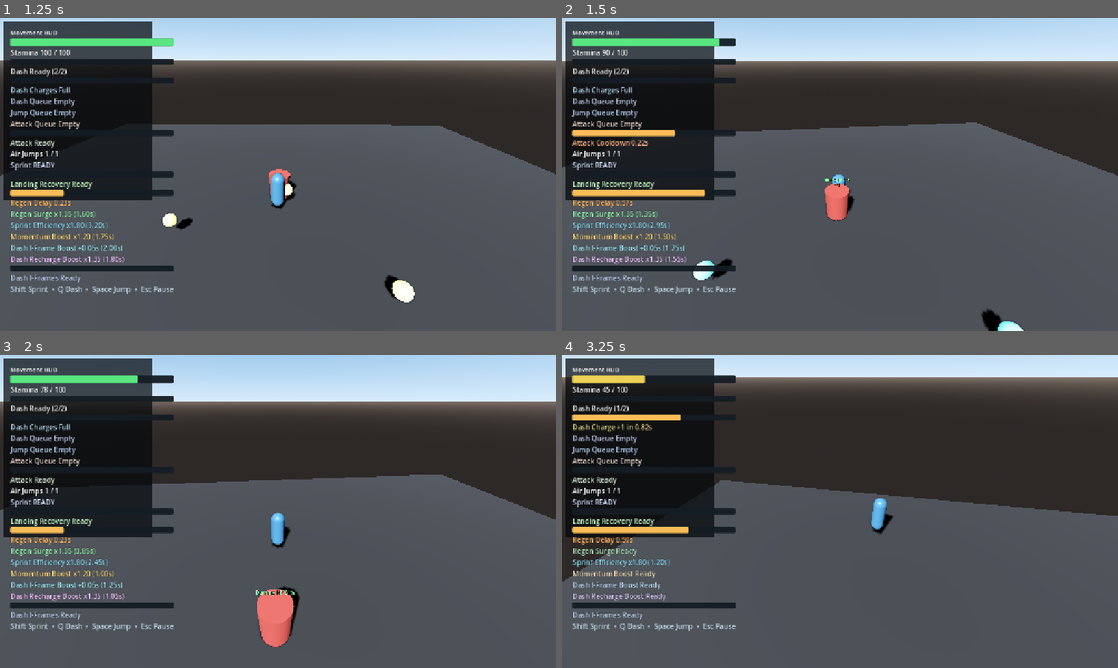
Above: before the commit, frames 1-4 (two rows, left to right).
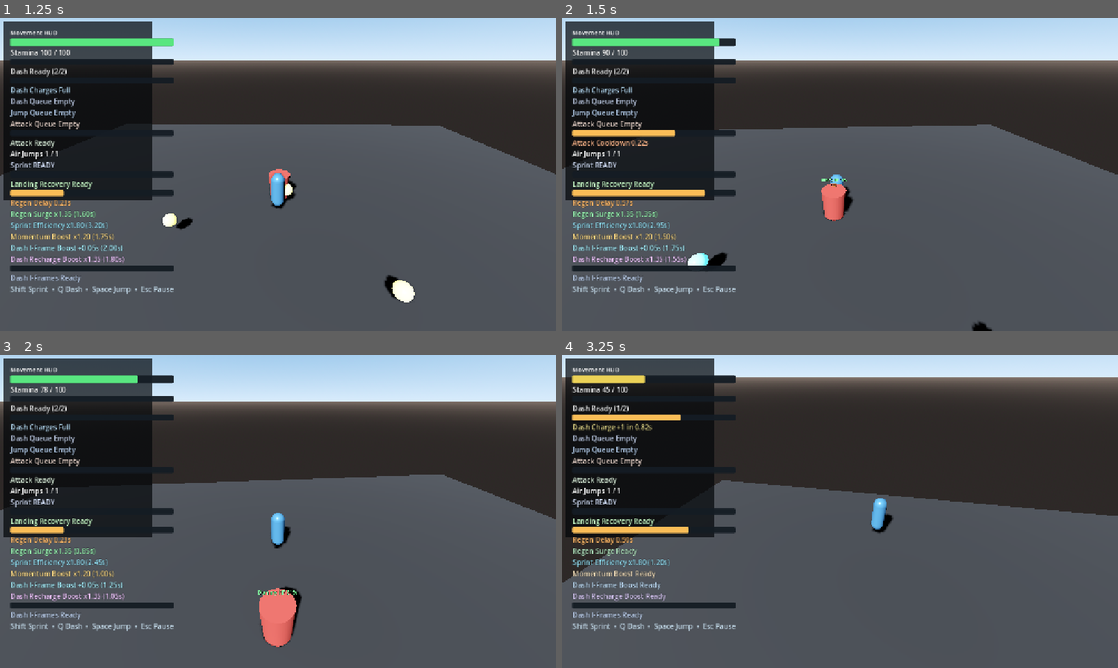
Above: after the commit, the same moments.

Repository: thegoatleroyjenkins/arpg-game
Game: Godot game, scene res://prototype3d/main_3d.tscn
The game is run twice, just before and just after one commit, with the same random seed, the same clock (stepped at 60 frames per second) and the same inputs. This scene is started directly instead of the project's main scene.
Inputs (mouse positions are in pixels of both pictures, inside the frame that each line leads up to):
- Up to frame 1 (1.25 s): tap Enter (ui_accept) at 0.5 s; move the mouse to (272, 180) at 0.52 s; press the mouse at (272, 180) at 0.53 s; hold W (move_up) from 0.53 s (still down); tap Space (jump) at 0.77 s
- Up to frame 2 (1.5 s): keep holding W (move_up); move the mouse to (878, 177) at 1.27 s; release the mouse at (878, 177) at 1.28 s; click (878, 177) at 1.35 s
- Up to frame 3 (2 s): keep holding W (move_up); tap Space (jump) at 1.52 s
- Up to frame 4 (3.25 s): move the mouse to (795, 508) at 2.02 s; press the mouse at (795, 508) at 2.03 s; tap R (camera_recenter) at 2.1 s; move the mouse to (845, 511) at 2.77 s; release W (move_up) at 2.78 s; release the mouse at (845, 511) at 2.78 s; hold A (move_left) from 2.78 s (still down); tap Q (dash) at 2.85 s; tap Space (jump) at 3.02 s; click (845, 511) at 3.05 s

Frame 1 is identical in both runs. In frame 2, 1.5% of the frame differs, in the area x 0-100%, y 13-100%; in frame 3, 0.4%; in frame 4, less than 0.1%.

Commit message:
Add data-driven light attack auto-facing assist

Diff:
--- a/prototype3d/default_player_tuning_3d.tres
+++ b/prototype3d/default_player_tuning_3d.tres
@@ -43,6 +43,9 @@
 light_attack_backstab_damage_multiplier = 1.25
 light_attack_hit_camera_impulse_strength = 0.045
 light_attack_hit_camera_impulse_vertical = 0.07
+light_attack_auto_face_enabled = true
+light_attack_auto_face_max_angle_degrees = 70.0
+light_attack_auto_face_max_turn_per_attack_degrees = 55.0
 dash_airborne_stamina_multiplier = 1.2
 jump_stamina_cost = 12.0
 low_stamina_movement_threshold_ratio = 0.2
--- a/prototype3d/player_3d.gd
+++ b/prototype3d/player_3d.gd
@@ -1083,6 +1083,8 @@
 	if targets.is_empty():
 		return false
 
+	_auto_face_light_attack_target(targets[0])
+
 	var attack_stamina_cost: float = max(0.0, tuning.light_attack_stamina_cost)
 	if not _try_spend_stamina(attack_stamina_cost, "Attack"):
 		return false
@@ -1106,6 +1108,25 @@
 			"tags": PackedStringArray(["player", "light_attack", "backstab"] if positional_multiplier > 1.0 else ["player", "light_attack"]),
 		})
 	return true
+
+func _auto_face_light_attack_target(primary_target: Node3D) -> void:
+	if not tuning.light_attack_auto_face_enabled:
+		return
+	if not is_instance_valid(primary_target):
+		return
+	var to_target: Vector3 = primary_target.global_position - global_position
+	to_target.y = 0.0
+	if to_target.length() <= 0.01:
+		return
+	var desired_yaw: float = atan2(-to_target.x, -to_target.z)
+	var yaw_delta: float = wrapf(desired_yaw - rotation.y, -PI, PI)
+	var max_alignment_angle: float = deg_to_rad(clamp(tuning.light_attack_auto_face_max_angle_degrees, 0.0, 180.0))
+	if absf(yaw_delta) > max_alignment_angle:
+		return
+	var max_turn_per_attack: float = deg_to_rad(clamp(tuning.light_attack_auto_face_max_turn_per_attack_degrees, 0.0, 180.0))
+	if max_turn_per_attack <= 0.0:
+		return
+	rotation.y += clamp(yaw_delta, -max_turn_per_attack, max_turn_per_attack)
 
 func _get_light_attack_positional_multiplier(target: Node3D) -> float:
 	if not tuning.light_attack_backstab_enabled:
--- a/prototype3d/player_tuning_3d.gd
+++ b/prototype3d/player_tuning_3d.gd
@@ -92,6 +92,9 @@
 @export var light_attack_require_line_of_sight: bool = true
 @export_flags_3d_physics var light_attack_line_of_sight_mask: int = 1
 @export var light_attack_line_of_sight_height: float = 1.0
+@export var light_attack_auto_face_enabled: bool = true
+@export_range(0.0, 180.0, 0.5) var light_attack_auto_face_max_angle_degrees: float = 70.0
+@export_range(0.0, 180.0, 0.5) var light_attack_auto_face_max_turn_per_attack_degrees: float = 55.0
 
 @export_group("Dash")
 @export var dash_speed: float = 18.0
Not shown, changed: README.md
